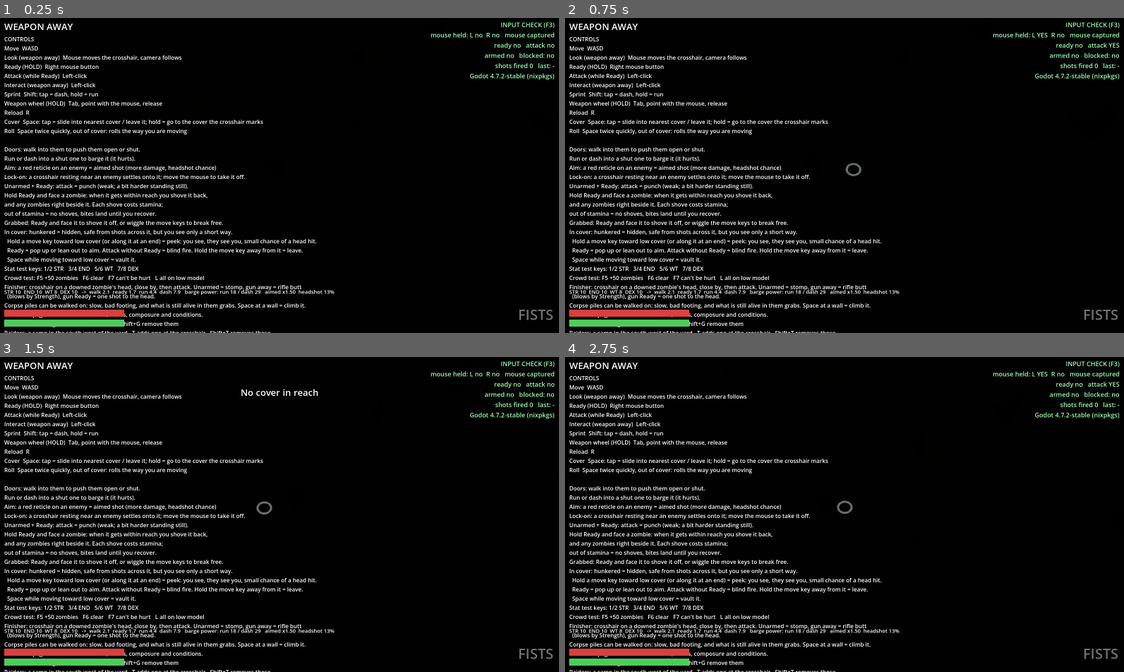
Above: before the commit, frames 1-4 (two rows, left to right).
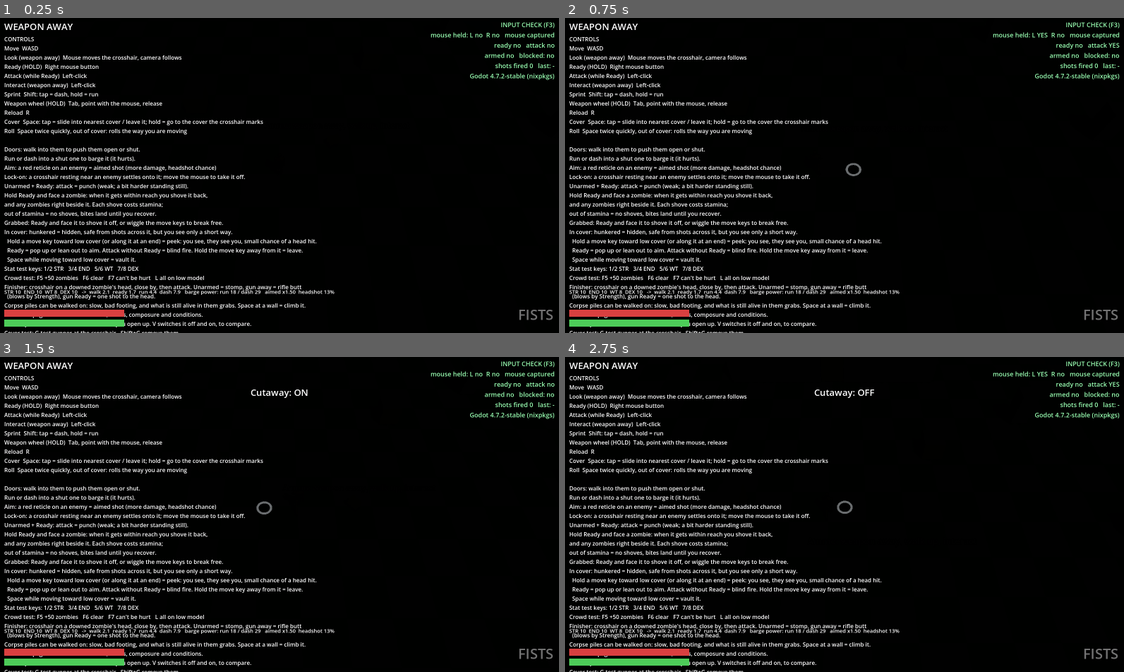
Above: after the commit, the same moments.

Repository: RuneTV64/twinsticksofdepth
Game: Godot game, scene res://main.tscn
The game is run twice, just before and just after one commit, with the same random seed, the same clock (stepped at 60 frames per second) and the same inputs.
Inputs (mouse positions are in pixels of both pictures, inside the frame that each line leads up to):
- Up to frame 1 (0.25 s): no input
- Up to frame 2 (0.75 s): tap Enter at 0.5 s; move the mouse to (878, 172) at 0.52 s; hold W (move_up) from 0.53 s (still down); hold Space (cover) from 0.53 s (still down); click (878, 172) at 0.67 s
- Up to frame 3 (1.5 s): keep holding W (move_up); tap V at 0.8, 1.35 s; move the mouse to (251, 514) at 1.27 s; release Space (cover) at 1.28 s
- Up to frame 4 (2.75 s): keep holding W (move_up); tap Space (cover) at 1.55 s; move the mouse to (861, 508) at 2.02 s; press the mouse at (861, 508) at 2.03 s; tap V at 2.3 s

The runs differ from the first frame. In frame 1, 0.4% of the frame differs, in the area x 0-49%, y 96-100%; in frame 2, 0.4%; in frame 3, 0.5%, in the area x 0-57%, y 10-100%; in frame 4, 0.5%.

Commit message:
Cutaway: what stands between the camera and you is cut open
A shader piece any level shader can include (cutaway.gdshaderinc), kept
up to date by one node (cutaway.gd) through project-wide shader globals.
The opening has a dithered edge and leaves the feet of walls standing.
The test level's walls, crates and doors use it now; the building pieces
to come will include it. V switches it off and on.

CLAUDE.md also records where the owner wants the game to go: time that
keeps changing things, and unlockable starting builds.

Co-Authored-By: Claude Fable 5.2 <noreply@anthropic.com>
Claude-Session: https://claude.ai/code/session_016fBGAUWu2qzw7nE8geQqSy

Diff:
--- /dev/null
+++ b/cutaway.gd
@@ -0,0 +1,45 @@
+class_name Cutaway
+extends Node
+## Keeps the cutaway up to date: whatever stands between the camera and the player is cut open (see
+## cutaway.gdshaderinc). The camera never turns, so tall things to the south would otherwise hide the player and
+## the ground behind them. One of these lives in the level; it sets a few project-wide shader values once a frame.
+##
+## Anything drawn with a shader that includes the cutaway takes part. The test level's walls, crates and doors
+## do, through Cutaway.solid(); the modular building pieces to come should include it in their own shaders.
+
+@export var radius := 2.6        # m: how far round the player the opening reaches
+@export var soft := 0.9          # m: the dithered edge of it
+@export var keep_below := 0.95   # m above the player's feet: walls are kept up to here, so you see where they stand
+@export var enabled := true
+
+var player: Node3D
+var camera: Camera3D
+
+static var _shader: Shader
+static var _materials := {}
+
+
+## The level's plain solid colour, with the cutaway in it. One material per colour, shared.
+static func solid(color: Color, metal := 0.0) -> ShaderMaterial:
+	var key := "%s/%.2f" % [color.to_html(), metal]
+	if not _materials.has(key):
+		if _shader == null:
+			_shader = load("res://level_solid.gdshader")
+		var m := ShaderMaterial.new()
+		m.shader = _shader
+		m.set_shader_parameter("albedo", Vector3(color.r, color.g, color.b))
+		m.set_shader_parameter("metal", metal)
+		_materials[key] = m
+	return _materials[key]
+
+
+func _process(_delta: float) -> void:
+	if player == null or camera == null or not enabled or player.get("dead"):
+		RenderingServer.global_shader_parameter_set("cutaway_shape", Vector4(radius, soft, 0.0, 0.0))
+		return
+	var feet := player.global_position
+	# Standing on bodies raises the player (perch): the opening follows.
+	var lift: float = player.get("perch") if player.get("perch") != null else 0.0
+	RenderingServer.global_shader_parameter_set("cutaway_focus", feet + Vector3(0.0, 1.0 + lift, 0.0))
+	RenderingServer.global_shader_parameter_set("cutaway_view", -camera.global_transform.basis.z)
+	RenderingServer.global_shader_parameter_set("cutaway_shape", Vector4(radius, soft, feet.y + keep_below + lift, 1.0))
--- a/door.gd
+++ b/door.gd
@@ -50,9 +50,7 @@
 	var bm := BoxMesh.new()
 	bm.size = box.size
 	_panel.mesh = bm
-	var mat := StandardMaterial3D.new()
-	mat.albedo_color = Color(0.32, 0.22, 0.14) if locked else Color(0.55, 0.38, 0.22)
-	_panel.material_override = mat
+	_panel.material_override = Cutaway.solid(Color(0.32, 0.22, 0.14) if locked else Color(0.55, 0.38, 0.22))
 	_panel.position = shape.position
 	body.add_child(_panel)
 	if locked:
@@ -61,10 +59,7 @@
 			var b2 := BoxMesh.new()
 			b2.size = Vector3(width - 0.1, 0.12, 0.2)
 			band.mesh = b2
-			var bmat := StandardMaterial3D.new()
-			bmat.albedo_color = Color(0.25, 0.25, 0.28)
-			bmat.metallic = 0.6
-			band.material_override = bmat
+			band.material_override = Cutaway.solid(Color(0.25, 0.25, 0.28), 0.6)
 			band.position = Vector3(width * 0.5, y, 0.0)
 			body.add_child(band)
 
--- a/hud.gd
+++ b/hud.gd
@@ -53,6 +53,7 @@
   (blows by Strength), gun Ready = one shot to the head.
 Corpse piles can be walked on: slow, bad footing, and what is still alive in them grabs. Space at a wall = climb it.
 Character page: C. It shows attributes, needs, composure and conditions.
+Cutaway: walls between the camera and you open up. V switches it off and on, to compare.
 Cover test: G test gunner at the crosshair   Shift+G remove them
 Raiders: a camp in the south-west of the yard.  T adds one at the crosshair   Shift+T removes those
 F1 hide help    Esc free mouse"""
--- /dev/null
+++ b/level_solid.gdshader
@@ -0,0 +1,22 @@
+shader_type spatial;
+// A plain solid colour for the test level's walls, crates and doors, with the cutaway (cutaway.gdshaderinc): it
+// opens up where it stands between the camera and the player. The real building pieces will have their own
+// shaders and include the cutaway the same way.
+#include "res://cutaway.gdshaderinc"
+
+uniform vec3 albedo : source_color = vec3(0.5, 0.5, 0.5);
+uniform float metal = 0.0;
+varying vec3 wp;
+
+void vertex() {
+	wp = (MODEL_MATRIX * vec4(VERTEX, 1.0)).xyz;
+}
+
+void fragment() {
+	if (cutaway_hidden(wp, FRAGCOORD.xy)) {
+		discard;
+	}
+	ALBEDO = albedo;
+	METALLIC = metal;
+	ROUGHNESS = 1.0 - 0.5 * metal;
+}
--- a/main.gd
+++ b/main.gd
@@ -25,6 +25,7 @@
 var rig: CamRig
 var hud: Hud
 var fog: Node3D
+var cutaway: Cutaway
 
 # Crowd test (F5 / F6 / F7): extra shamblers to find out how many the game can take, and where the time goes.
 const CROWD_STEP := 50
@@ -66,6 +67,12 @@
 	fog.map_min = Vector2(WORLD_X0 - 4.0, WORLD_Z0 - 4.0)
 	fog.map_size = Vector2(WORLD_X1 - WORLD_X0 + 8.0, WORLD_Z1 - WORLD_Z0 + 8.0)
 	add_child(fog)
+
+	# Whatever stands between the camera and you is cut open.
+	cutaway = Cutaway.new()
+	cutaway.player = player
+	cutaway.camera = rig.cam
+	add_child(cutaway)
 
 	hud = Hud.new()
 	hud.player = player
@@ -115,6 +122,9 @@
 						at = player.global_position + player.facing * 10.0
 					_raiders.append(_raider(Vector3(at.x, 0.05, at.z)))
 					player.show_status("Raider added (Shift+T removes them)", 1.5)
+			KEY_V:   # the cutaway on / off, to compare
+				cutaway.enabled = not cutaway.enabled
+				player.show_status("Cutaway: %s" % ("ON" if cutaway.enabled else "OFF"), 1.5)
 			KEY_G:   # cover test: something that shoots at you
 				if event.shift_pressed:
 					for g in get_tree().get_nodes_in_group("gunners"):
@@ -551,9 +561,7 @@
 	var bm := BoxMesh.new()
 	bm.size = size
 	m.mesh = bm
-	var mat := StandardMaterial3D.new()
-	mat.albedo_color = col
-	m.material_override = mat
+	m.material_override = Cutaway.solid(col)   # opens up when it stands between the camera and you
 	b.add_child(m)
 	add_child(b)
 	Cover.add_box(b, pos, size)   # anything solid standing on the ground is cover (cover.gd)
--- a/project.godot
+++ b/project.godot
@@ -30,3 +30,18 @@
 [rendering]
 
 anti_aliasing/quality/msaa_3d=2
+
+[shader_globals]
+
+cutaway_focus={
+"type": "vec3",
+"value": Vector3(0, -1000, 0)
+}
+cutaway_view={
+"type": "vec3",
+"value": Vector3(0, -0.83, -0.56)
+}
+cutaway_shape={
+"type": "vec4",
+"value": Vector4(2.6, 0.9, 0, 0)
+}
--- /dev/null
+++ b/tools/cutaway_preview.gd
@@ -0,0 +1,90 @@
+extends SceneTree
+## Test harness for the cutaway (cutaway.gd, cutaway.gdshaderinc): a stand-in player north of a one-storey wall,
+## with a tall block further south, seen from the game's camera angle. Renders with the cutaway off or on.
+##   ON=0 OUT=/tmp/cut_off.png xvfb-run -a -s "-screen 0 1700x1000x24" godot --rendering-driver opengl3 \
+##       --resolution 1200x800 -s res://cutaway_preview.gd        (from a scratch copy's root; ON=1 for on)
+## TOWER=1 puts the player behind the tall block instead of the wall.
+
+var _frames := 0
+
+
+func _box(world: Node3D, pos: Vector3, size: Vector3, col: Color) -> void:
+	var m := MeshInstance3D.new()
+	var bm := BoxMesh.new()
+	bm.size = size
+	m.mesh = bm
+	m.material_override = Cutaway.solid(col)
+	m.position = pos
+	world.add_child(m)
+
+
+func _init() -> void:
+	_build.call_deferred()
+
+
+func _build() -> void:
+	var world := Node3D.new()
+	root.add_child(world)
+	var env := WorldEnvironment.new()
+	env.environment = Environment.new()
+	env.environment.background_mode = Environment.BG_COLOR
+	env.environment.background_color = Color(0.1, 0.11, 0.13)
+	env.environment.ambient_light_source = Environment.AMBIENT_SOURCE_COLOR
+	env.environment.ambient_light_color = Color(0.55, 0.6, 0.7)
+	env.environment.ambient_light_energy = 0.8
+	world.add_child(env)
+	var sun := DirectionalLight3D.new()
+	sun.rotation = Vector3(deg_to_rad(-55), deg_to_rad(35), 0)
+	world.add_child(sun)
+	var ground := MeshInstance3D.new()
+	var gm := PlaneMesh.new()
+	gm.size = Vector2(60, 60)
+	ground.mesh = gm
+	var gmat := StandardMaterial3D.new()
+	gmat.albedo_color = Color(0.3, 0.33, 0.28)
+	ground.material_override = gmat
+	world.add_child(ground)
+	var tower := OS.get_environment("TOWER") != ""
+	# A small house: the player stands just inside its south wall. And a tall block to the south.
+	var hc := Color(0.62, 0.56, 0.47)
+	_box(world, Vector3(0, 1.3, 1.0), Vector3(10, 2.6, 0.4), hc)          # south wall
+	_box(world, Vector3(0, 1.3, -6.0), Vector3(10, 2.6, 0.4), hc)         # north wall
+	_box(world, Vector3(-5, 1.3, -2.5), Vector3(0.4, 2.6, 7.4), hc)
+	_box(world, Vector3(5, 1.3, -2.5), Vector3(0.4, 2.6, 7.4), hc)
+	_box(world, Vector3(2.5, 0.6, -3.0), Vector3(1.2, 1.2, 1.2), Color(0.45, 0.36, 0.25))
+	# A tall block: off to the side, or (TOWER=1) right between the camera and the player.
+	_box(world, Vector3(-11.0 if not tower else 0.0, 6.0, 9.5), Vector3(9, 12, 3), Color(0.42, 0.44, 0.5))
+	var player := Node3D.new()
+	player.position = Vector3(-1.0, 0.0, 0.1) if not tower else Vector3(0.0, 0.0, 5.0)
+	world.add_child(player)
+	var body := MeshInstance3D.new()
+	var cm := CapsuleMesh.new()
+	cm.radius = 0.4
+	cm.height = 1.8
+	body.mesh = cm
+	var bmat := StandardMaterial3D.new()
+	bmat.albedo_color = Color(0.85, 0.5, 0.2)
+	body.material_override = bmat
+	body.position.y = 0.9
+	player.add_child(body)
+	# The game's camera: 56 degrees down, 18 m out, never turned.
+	var cam := Camera3D.new()
+	cam.fov = 50.0
+	world.add_child(cam)
+	var p := deg_to_rad(56.0)
+	cam.position = player.position + Vector3(0.0, sin(p) * 18.0, cos(p) * 18.0)
+	cam.rotation = Vector3(-p, 0.0, 0.0)
+	cam.make_current()
+	var cut := Cutaway.new()
+	cut.player = player
+	cut.camera = cam
+	cut.enabled = OS.get_environment("ON") == "1"
+	world.add_child(cut)
+
+
+func _process(_d: float) -> bool:
+	_frames += 1
+	if _frames == 8:
+		root.get_viewport().get_texture().get_image().save_png(OS.get_environment("OUT"))
+		quit()
+	return false
Not shown, added: cutaway.gd.uid
Not shown, added: cutaway.gdshaderinc
Not shown, added: cutaway.gdshaderinc.uid
Not shown, added: level_solid.gdshader.uid
Binary file added: tools/preview/cutaway.png
Not shown, changed: CLAUDE.md
